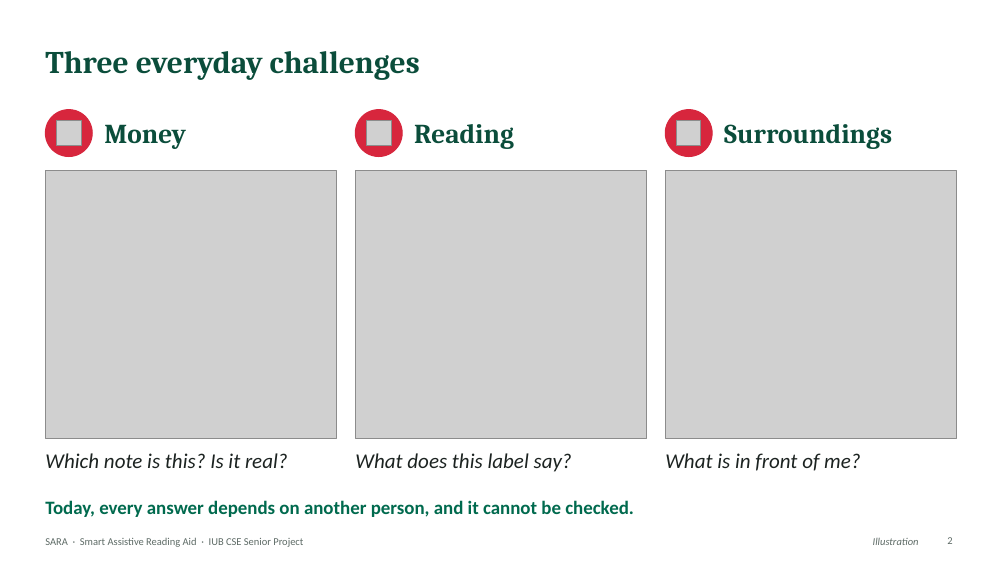
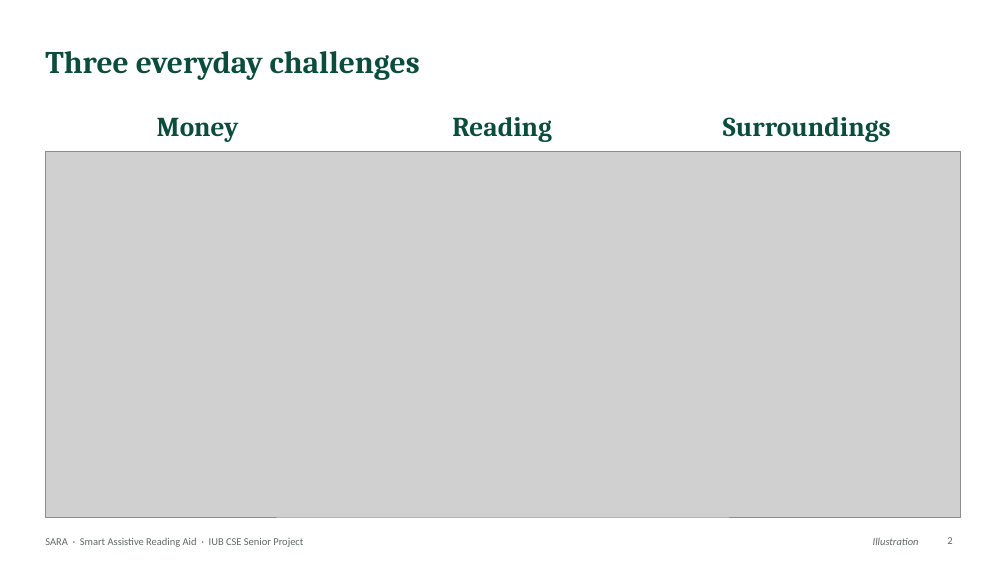
Before and after one commit to aflam330/Senior_project_wearable_glass_for_blind_people_using_ocr_and_ylo, a slide deck: slide 2 of Thesis Report and paper/thesis report/slides/SARA_Presentation.pptx. Drawn at 1008x567 pixels with LibreOffice and Linux fonts; fonts in the diff are those of the drawing; grey boxes stand for pictures. Boxes give left, top, right and bottom in pixels: in the first picture for what was removed or moved away, otherwise in the second. Text is boxed around its words. In the diff, an @@ line names an element or a change of style, - is before the commit and + after.

```diff
--- a/Thesis Report and paper/thesis report/slides/SARA_Presentation.pptx
+++ b/Thesis Report and paper/thesis report/slides/SARA_Presentation.pptx
@@ text "Money": place and size @@
-text "Money" at [104,124,186,149]
+text "Money" at [157,117,239,141]
@@ ellipse removed at [45,110,92,157] @@
@@ text "Reading": place and size @@
-text "Reading" at [414,124,514,149]
+text "Reading" at [452,117,552,141]
@@ ellipse removed at [355,110,402,157] @@
@@ alignment left to centre in 3 elements at [157,117,239,141], [452,117,552,141], [723,117,891,141] @@
@@ text "Surroundings": place and size @@
-text "Surroundings" at [724,124,892,149]
+text "Surroundings" at [723,117,891,141]
@@ ellipse removed at [665,110,712,157] @@
@@ picture removed at [57,121,81,145] @@
@@ picture removed at [367,121,391,145] @@
@@ picture removed at [677,121,701,145] @@
@@ picture removed at [45,170,337,439] @@
@@ picture added at [45,151,960,517] @@
@@ picture removed at [355,170,647,439] @@
@@ picture removed at [665,170,957,439] @@
@@ text removed at [45,453,288,468] @@
-Which note is this? Is it real?
@@ text removed at [355,453,572,472] @@
-What does this label say?
@@ text removed at [665,453,860,471] @@
-What is in front of me?
@@ text removed at [45,500,634,517] @@
-Today, every answer depends on another person, and it cannot be checked.
```
Also in this commit, not shown: 17 other slides changed, 7 other files.
